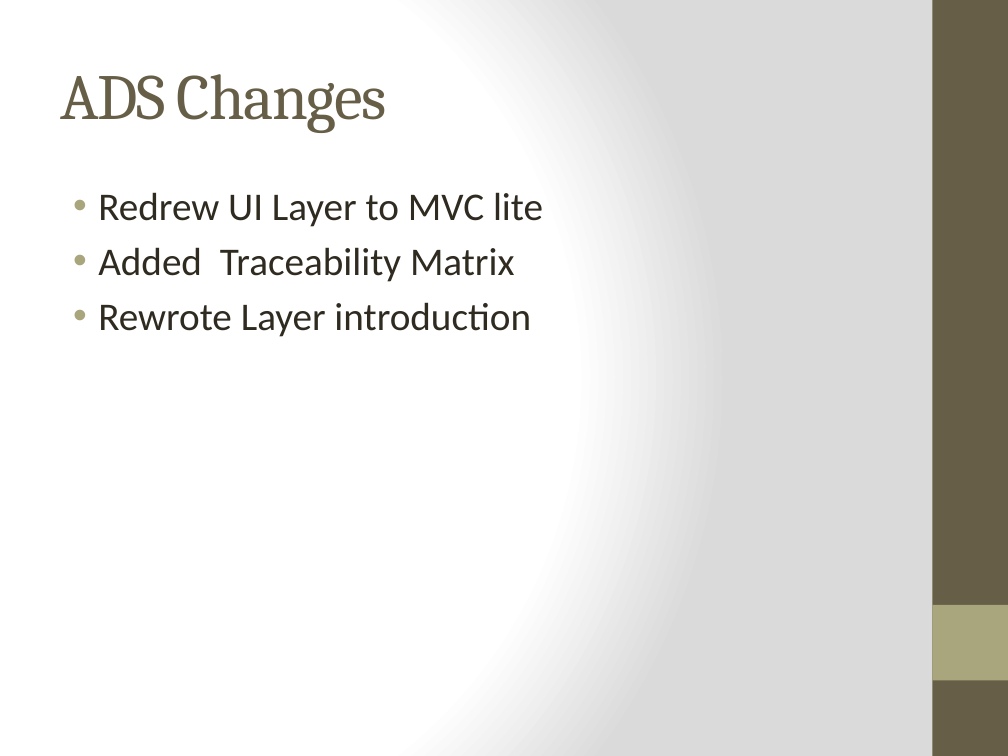
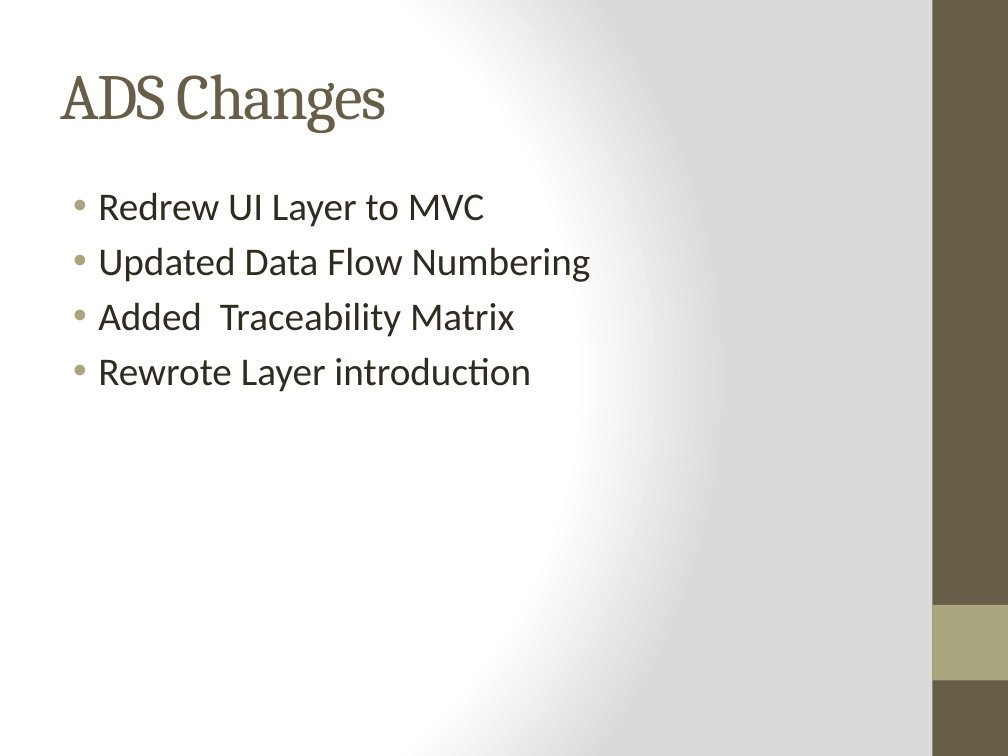
Before and after one commit to qpHalcy0n/SRDesign, a slide deck: slide 2 of Status Updates/2014 01 24.pptx. Drawn at 1008x756 pixels with LibreOffice and Linux fonts; fonts in the diff are those of the drawing. Boxes give left, top, right and bottom in pixels: in the first picture for what was removed or moved away, otherwise in the second. Text is boxed around its words. In the diff, an @@ line names an element or a change of style, - is before the commit and + after.

```diff
--- a/Status Updates/2014 01 24.pptx
+++ b/Status Updates/2014 01 24.pptx
@@ text at bbox=[98, 192, 591, 282]: text changed @@
-• Redrew UI Layer to MVC lite
+• Redrew UI Layer to MVC
+• Updated Data Flow Numbering
```
Also in this commit, not shown: 4 slides added.
